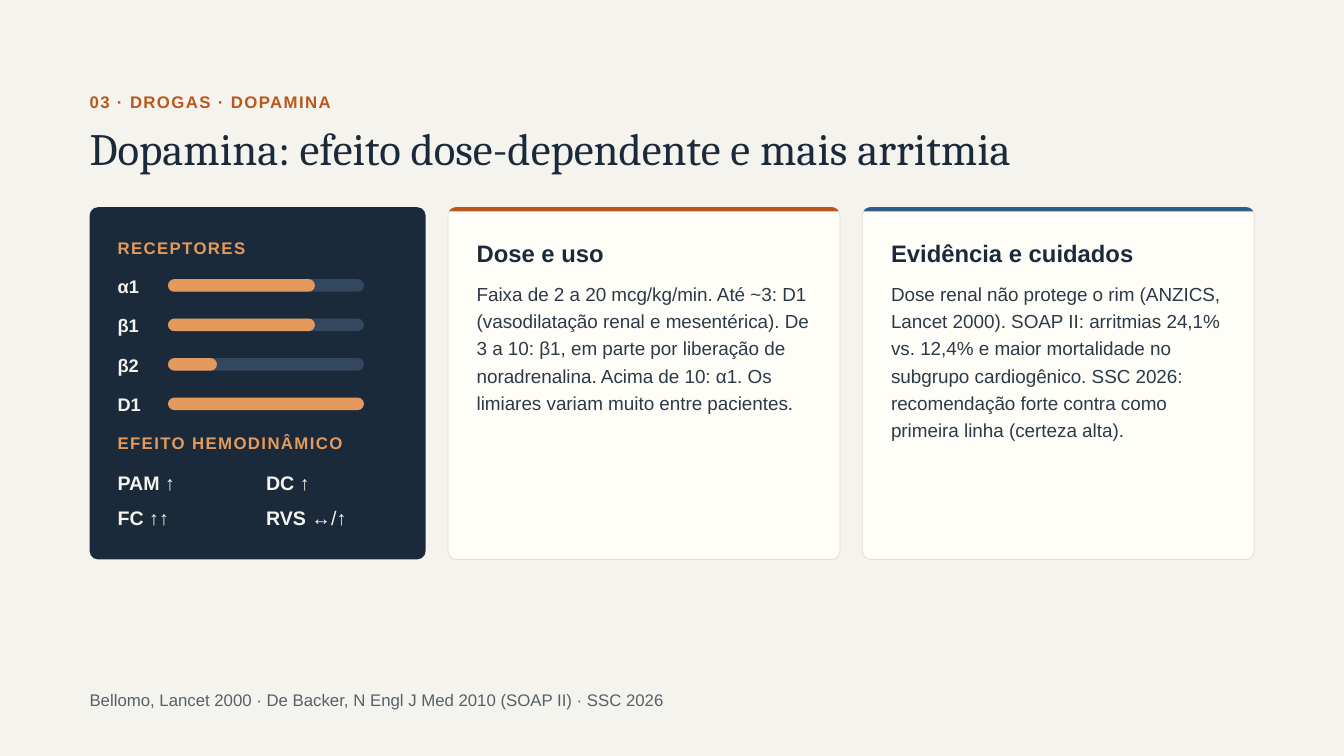
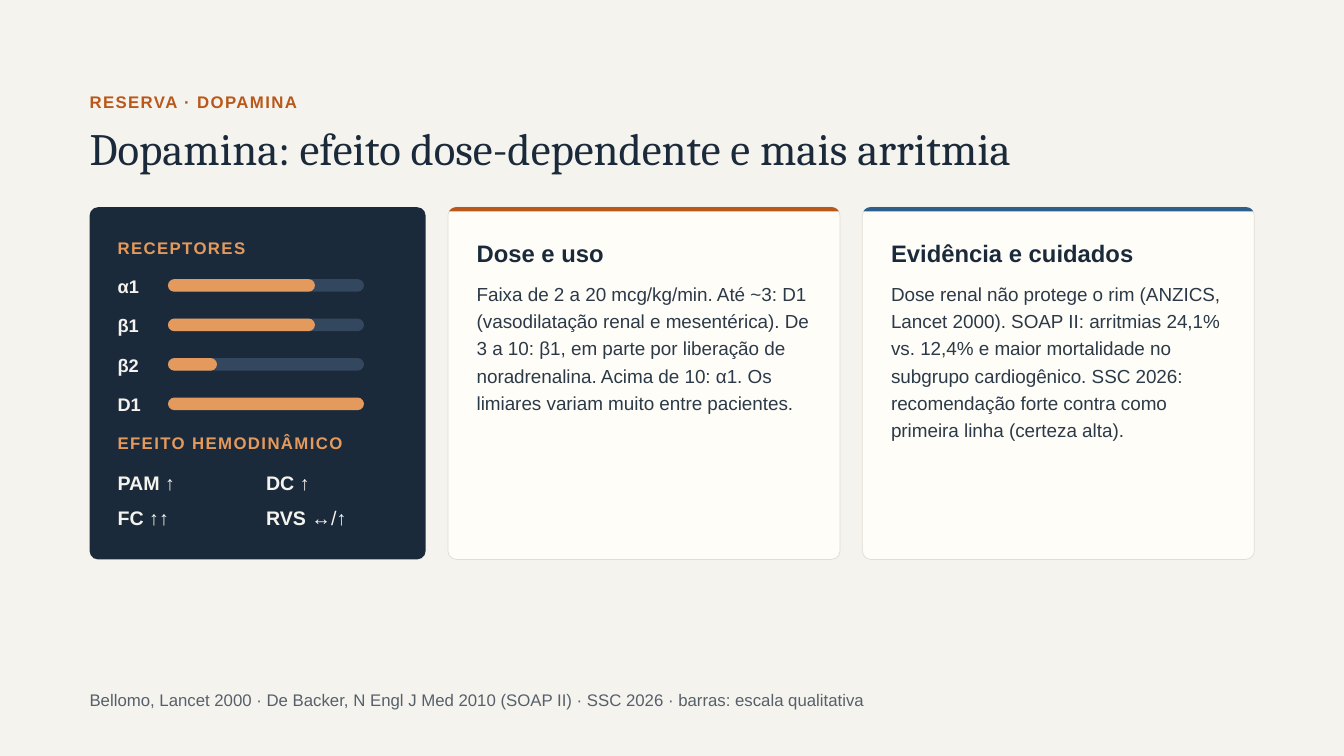
Before and after one commit to brunomoraesdubois-bit/Bruno, a slide deck: slide 16 of apresentacao/Aminas_Vasoativas.pptx (slide 9 before the commit). Drawn at 1344x756 pixels with LibreOffice and Linux fonts; fonts in the diff are those of the drawing. Boxes give left, top, right and bottom in pixels: in the first picture for what was removed or moved away, otherwise in the second. Text is boxed around its words. In the diff, an @@ line names an element or a change of style, - is before the commit and + after.

```diff
--- a/apresentacao/Aminas_Vasoativas.pptx
+++ b/apresentacao/Aminas_Vasoativas.pptx
@@ text at (90,96,297,108): text changed @@
-03 · DROGAS · DOPAMINA
+RESERVA · DOPAMINA
@@ text at (90,694,863,710): text changed @@
-Bellomo, Lancet 2000 · De Backer, N Engl J Med 2010 (SOAP II) · SSC 2026
+Bellomo, Lancet 2000 · De Backer, N Engl J Med 2010 (SOAP II) · SSC 2026 · barras: escala qualitativa
```
Also in this commit, not shown: 18 other slides changed, 7 slides added, 1 slide removed, 33 other files.
